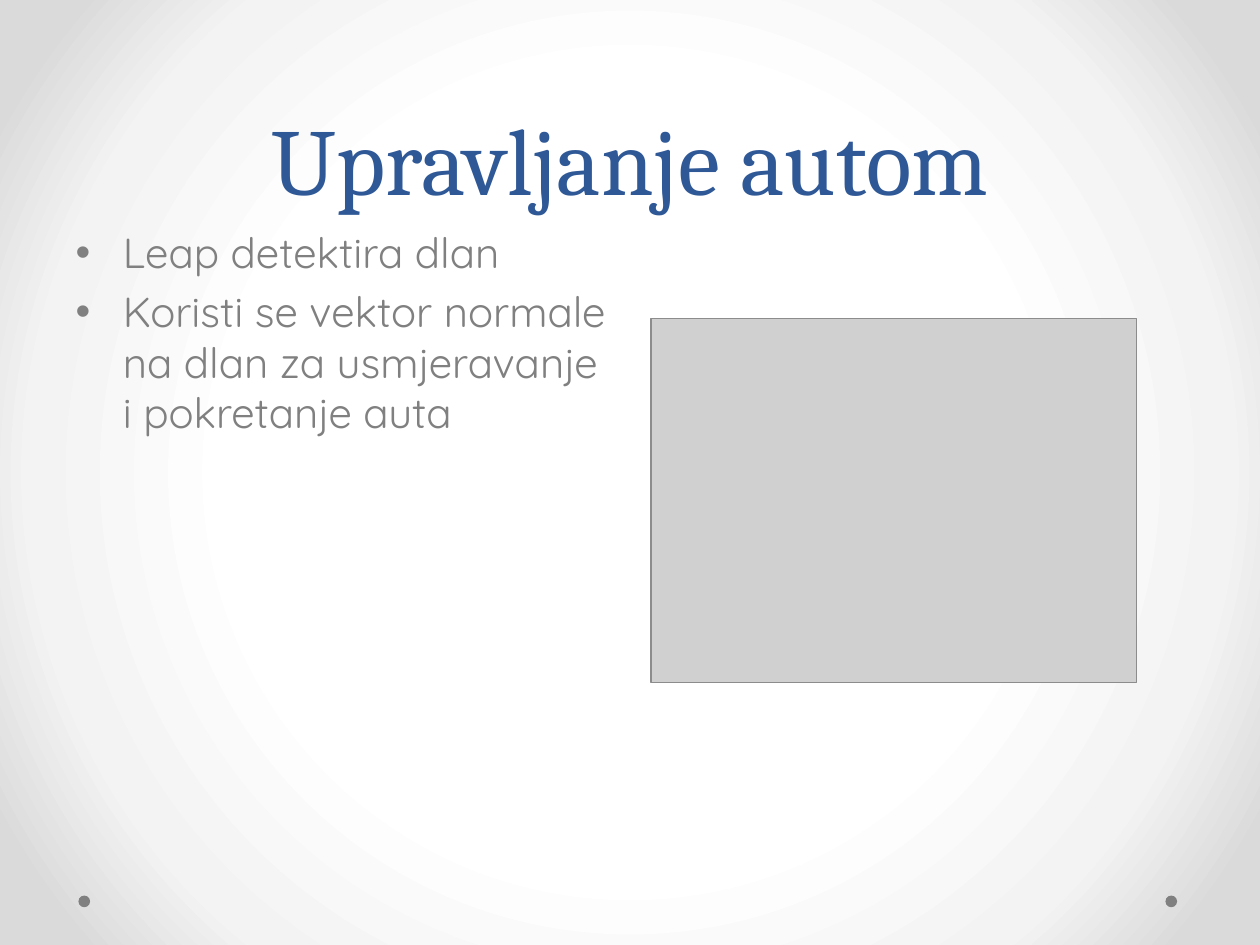
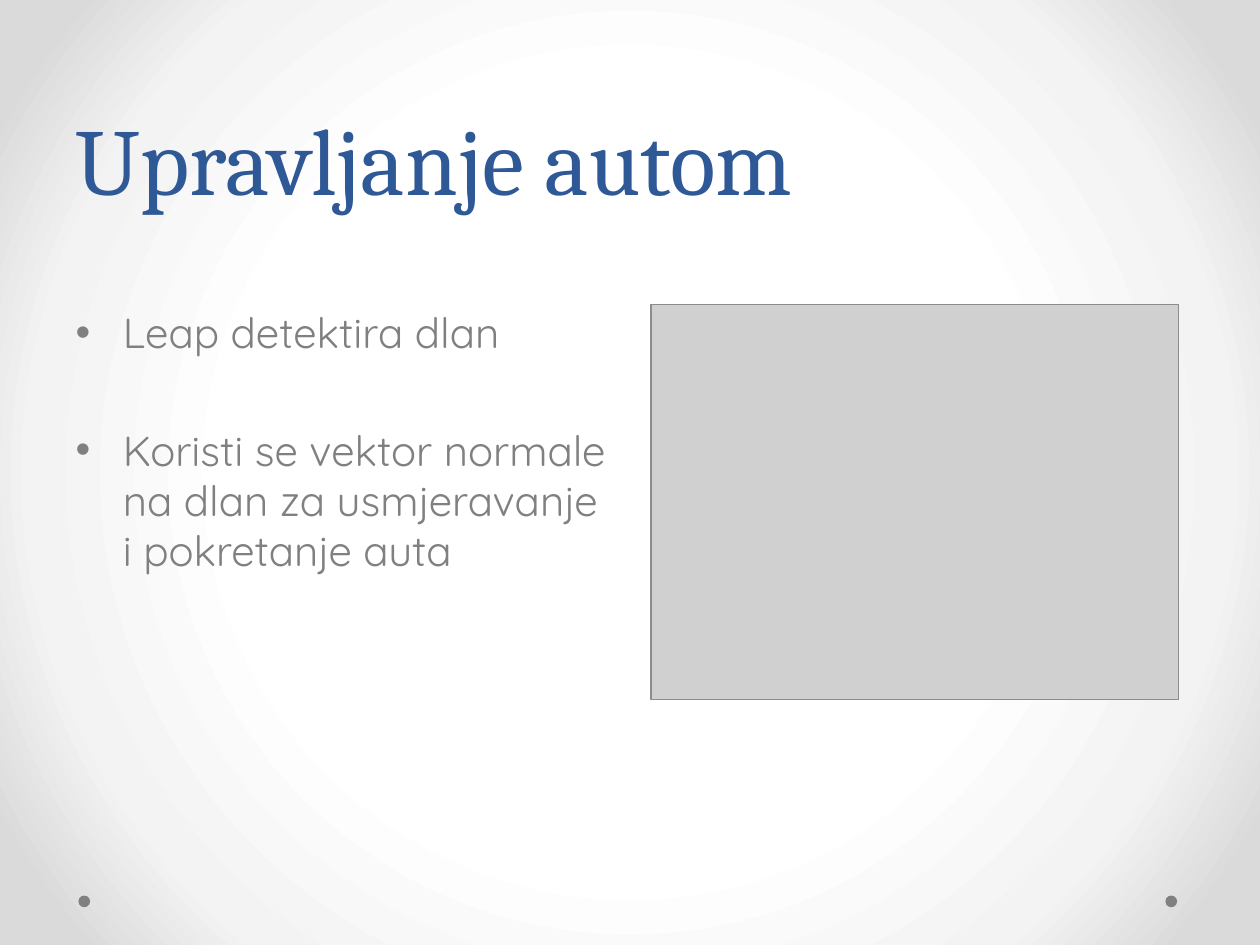
Before and after one commit to Bojanovski/IG-Project, a slide deck: slide 29 of Dokumentacija/Prezentacija.pptx (slide 16 before the commit). Drawn at 1260x945 pixels with LibreOffice and Linux fonts; fonts in the diff are those of the drawing; grey boxes stand for pictures. Boxes give left, top, right and bottom in pixels: in the first picture for what was removed or moved away, otherwise in the second. Text is boxed around its words. In the diff, an @@ line names an element or a change of style, - is before the commit and + after.

```diff
--- a/Dokumentacija/Prezentacija.pptx
+++ b/Dokumentacija/Prezentacija.pptx
@@ title "Upravljanje autom" at (76, 129, 793, 215): alignment centre to left @@
@@ text "Leap detektira dlan" rewrapped from (123, 237, 606, 437) to (123, 317, 606, 575) @@
@@ picture: place and size @@
-picture at (651, 319, 1137, 683)
+picture at (651, 305, 1179, 699)
```
Also in this commit, not shown: 9 other slides changed, 14 slides added.
